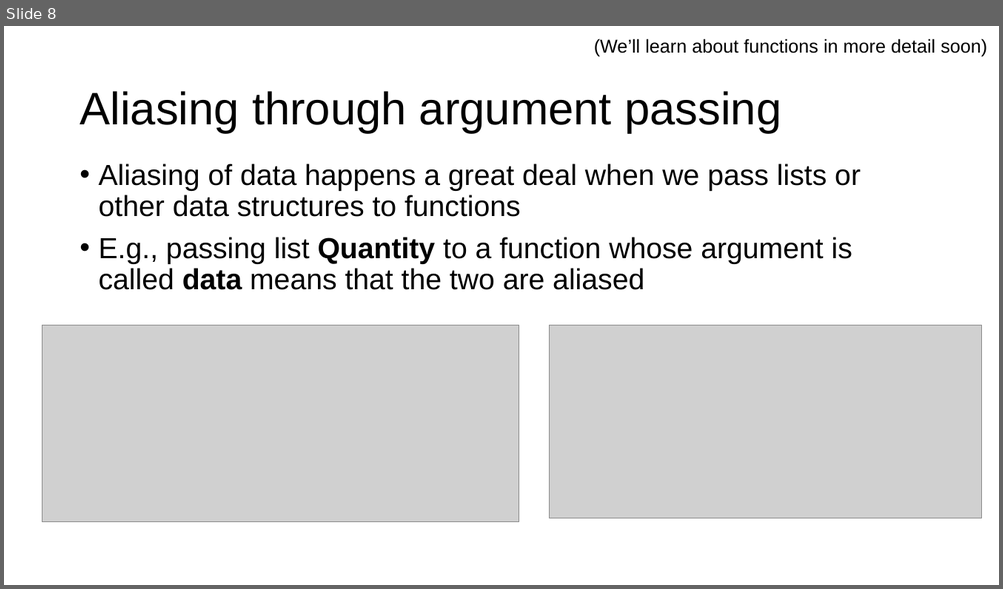
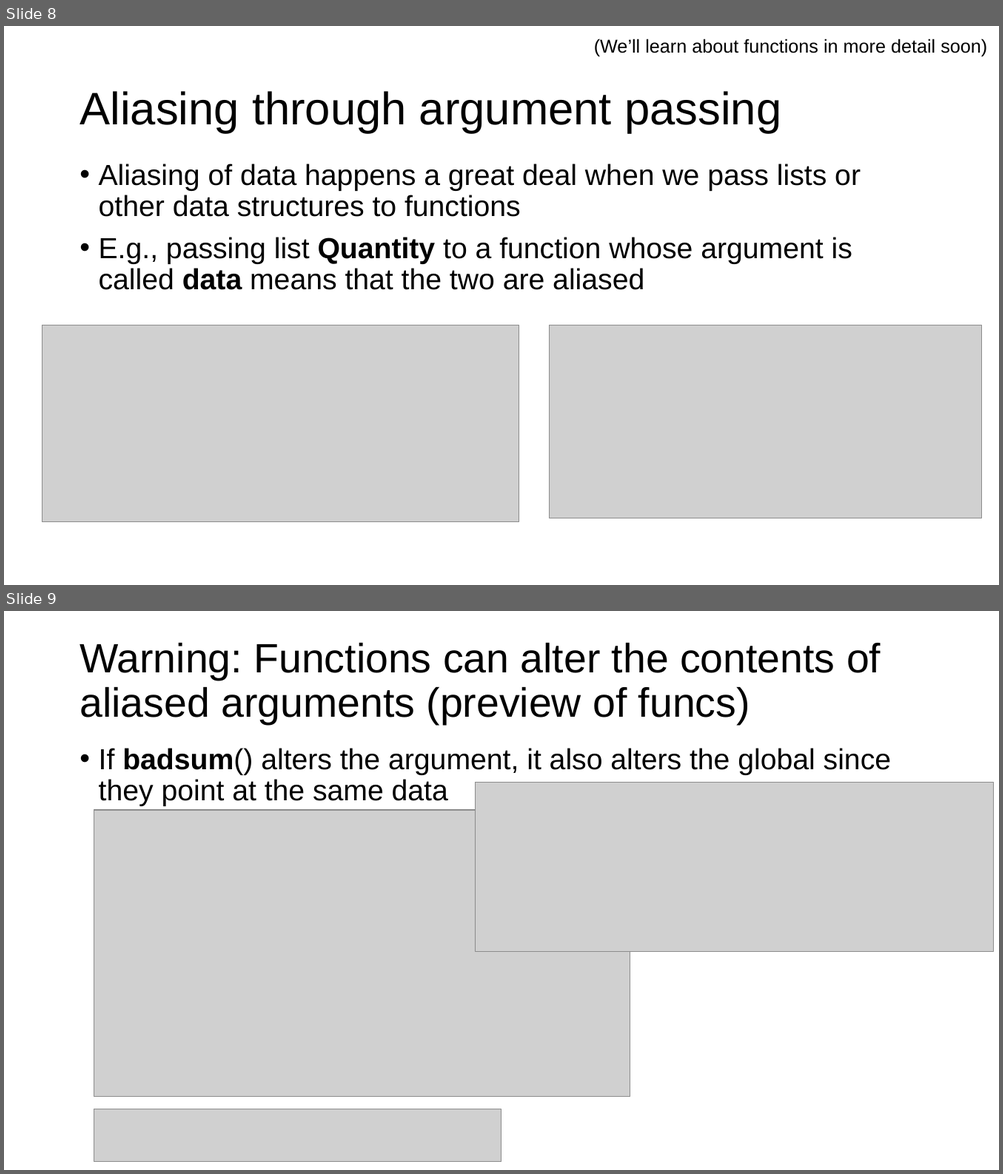
Before and after one commit to parrt/msds501, a slide deck: slides/aliasing.pptx. Shown one above the other, each under a label of ours: slide 8 before the commit, slides 8 and 9 after it. The pictures are 1003x589 and 1003x1174 pixels, drawn with LibreOffice and Linux fonts; fonts in the diff are those of the drawing; grey boxes stand for pictures; background and template pictures are left out. Boxes give left, top, right and bottom in pixels: in the first picture for what was removed or moved away, otherwise in the second. Text is boxed around its words. In the diff, an @@ line names an element or a change of style, - is before the commit and + after.

```diff
--- a/slides/aliasing.pptx
+++ b/slides/aliasing.pptx
@@ slide 9 added at [4, 611, 999, 1170], background #FFFFFF @@
@@ title added at [79, 642, 880, 724], 39.6 pt, text #000000 @@
+Warning: Functions can alter the contents of aliased arguments (preview of funcs)
@@ text added at [99, 748, 891, 806], 28 pt, text #000000 @@
+• If badsum() alters the argument, it also alters the global since they point at the same data
@@ picture added at [475, 783, 993, 951] @@
@@ picture added at [94, 810, 630, 1097] @@
@@ picture added at [94, 1110, 502, 1162] @@
```
Also in this commit, not shown: 5 slides changed, 3 other files.
